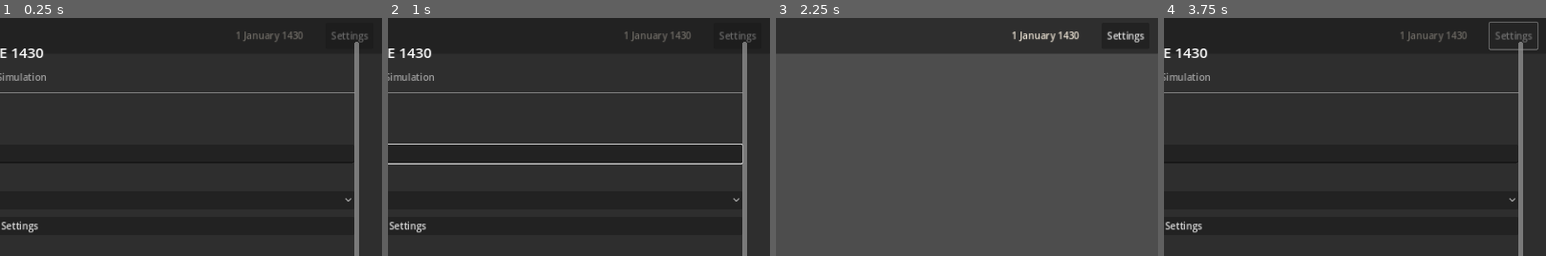
Above: before the commit, frames 1-4 (left to right).
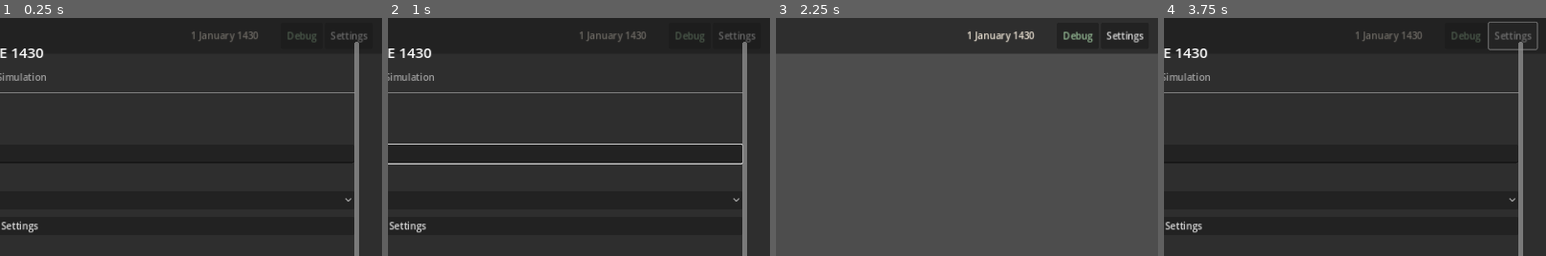
Above: after the commit, the same moments.

Repository: SSicco/History-sim
Game: Godot game, scene res://scenes/main.tscn
The game is run twice, just before and just after one commit, with the same random seed, the same clock (stepped at 60 frames per second) and the same inputs.
Inputs (mouse positions are % of the whole screen's width and height, from its top left):
- Up to frame 1 (0.25 s): no input
- Up to frame 2 (1 s): click (47, 95) at 0.52 s; type "12" at 0.6 s; click (50, 29) at 0.75 s; type "12" at 0.83 s; click (50, 65) at 0.98 s
- Up to frame 3 (2.25 s): type "Alex" at 1.07 s; click "Settings" (after the commit: "Debug") at 1.25 s; click "Create New Campaign" at 2 s
- Up to frame 4 (3.75 s): click "Send" at 2.75 s; click "Settings" at 3.5 s
The pictures show only the part of the screen within x 50-100%, y 0-50%; the shares and areas given below are measured in that part.

The runs differ from the first frame. In frame 1, 0.5% of the frame differs, in the area x 50-96%, y 5-11%; in frame 2, 0.5%; in frame 3, 0.9%, in the area x 50-97%, y 5-11%; in frame 4, 0.6%.

Commit message:
Add prompt debug panel with collapsible sections (F12)
Shows the full prompt structure sent to Claude, organized into
collapsible layers: Config, Layer 1 (GM Guidelines), Layer 2
(call-type template), Layer 3 (scene context), and Messages.
Accessible via the Debug button in the header or F12 key.

https://claude.ai/code/session_014Px2bT9h5Db1wkxenHzM5b

Diff:
--- a/scenes/main.tscn
+++ b/scenes/main.tscn
@@ -10,6 +10,7 @@
 [ext_resource type="Script" path="res://scripts/header_bar.gd" id="8"]
 [ext_resource type="Script" path="res://scripts/chat_panel.gd" id="9"]
 [ext_resource type="Script" path="res://scripts/settings_screen.gd" id="10"]
+[ext_resource type="Script" path="res://scripts/debug_panel.gd" id="11"]
 
 [node name="Main" type="Control"]
 layout_mode = 3
@@ -96,6 +97,13 @@
 theme_override_colors/font_color = Color(0.627, 0.722, 0.851, 1)
 horizontal_alignment = 2
 
+[node name="DebugButton" type="Button" parent="Layout/HeaderBar/MarginContainer/HBoxContainer"]
+unique_name_in_owner = true
+layout_mode = 2
+custom_minimum_size = Vector2(70, 0)
+text = "Debug"
+theme_override_colors/font_color = Color(0.6, 0.75, 0.6, 1)
+
 [node name="SettingsButton" type="Button" parent="Layout/HeaderBar/MarginContainer/HBoxContainer"]
 unique_name_in_owner = true
 layout_mode = 2
@@ -309,3 +317,13 @@
 unique_name_in_owner = true
 layout_mode = 2
 text = "Close Settings"
+
+[node name="DebugPanel" type="PanelContainer" parent="."]
+layout_mode = 1
+anchors_preset = 15
+anchor_right = 1.0
+anchor_bottom = 1.0
+grow_horizontal = 2
+grow_vertical = 2
+visible = false
+script = ExtResource("11")
--- /dev/null
+++ b/scripts/debug_panel.gd
@@ -0,0 +1,273 @@
+## Debug panel showing the full prompt structure in collapsible sections.
+## Toggle with F12 or the Debug button in the header bar.
+extends PanelContainer
+
+var prompt_assembler: PromptAssembler
+var game_state: GameStateManager
+var conversation_buffer: ConversationBuffer
+var api_client: ApiClient
+
+var _sections_container: VBoxContainer
+var _sections: Array = []  # [{button, content, label, expanded}]
+var _token_label: Label
+
+
+func _ready() -> void:
+	visible = false
+	_build_ui()
+
+
+func _build_ui() -> void:
+	# Full screen overlay
+	set_anchors_preset(Control.PRESET_FULL_RECT)
+
+	# Dark background
+	var style := StyleBoxFlat.new()
+	style.bg_color = Color(0.08, 0.08, 0.1, 0.97)
+	style.border_color = Color(0.3, 0.3, 0.35, 1.0)
+	style.set_border_width_all(1)
+	add_theme_stylebox_override("panel", style)
+
+	var margin := MarginContainer.new()
+	margin.set_anchors_preset(Control.PRESET_FULL_RECT)
+	margin.add_theme_constant_override("margin_left", 24)
+	margin.add_theme_constant_override("margin_top", 16)
+	margin.add_theme_constant_override("margin_right", 24)
+	margin.add_theme_constant_override("margin_bottom", 16)
+	add_child(margin)
+
+	var outer_vbox := VBoxContainer.new()
+	outer_vbox.add_theme_constant_override("separation", 8)
+	margin.add_child(outer_vbox)
+
+	# Title bar
+	var title_bar := HBoxContainer.new()
+	title_bar.add_theme_constant_override("separation", 12)
+	outer_vbox.add_child(title_bar)
+
+	var title := Label.new()
+	title.text = "PROMPT DEBUG VIEW"
+	title.add_theme_font_size_override("font_size", 20)
+	title.add_theme_color_override("font_color", Color(0.9, 0.75, 0.4))
+	title.size_flags_horizontal = Control.SIZE_EXPAND_FILL
+	title_bar.add_child(title)
+
+	_token_label = Label.new()
+	_token_label.add_theme_color_override("font_color", Color(0.6, 0.7, 0.6))
+	_token_label.add_theme_font_size_override("font_size", 14)
+	title_bar.add_child(_token_label)
+
+	var collapse_all_btn := Button.new()
+	collapse_all_btn.text = "Collapse All"
+	collapse_all_btn.pressed.connect(_collapse_all)
+	title_bar.add_child(collapse_all_btn)
+
+	var expand_all_btn := Button.new()
+	expand_all_btn.text = "Expand All"
+	expand_all_btn.pressed.connect(_expand_all)
+	title_bar.add_child(expand_all_btn)
+
+	var close_btn := Button.new()
+	close_btn.text = "Close [F12]"
+	close_btn.pressed.connect(func(): visible = false)
+	title_bar.add_child(close_btn)
+
+	# Separator
+	var sep := HSeparator.new()
+	outer_vbox.add_child(sep)
+
+	# Scroll area for sections
+	var scroll := ScrollContainer.new()
+	scroll.size_flags_vertical = Control.SIZE_EXPAND_FILL
+	scroll.horizontal_scroll_mode = ScrollContainer.SCROLL_MODE_DISABLED
+	outer_vbox.add_child(scroll)
+
+	_sections_container = VBoxContainer.new()
+	_sections_container.size_flags_horizontal = Control.SIZE_EXPAND_FILL
+	_sections_container.add_theme_constant_override("separation", 4)
+	scroll.add_child(_sections_container)
+
+
+## Populates the panel with the current prompt data and shows it.
+func show_prompt() -> void:
+	# Clear previous sections
+	_sections.clear()
+	for child in _sections_container.get_children():
+		child.queue_free()
+
+	# Need to wait a frame for queue_free to process
+	await get_tree().process_frame
+
+	# Get prompt data from assembler
+	var debug_data := _gather_prompt_data()
+	var total_chars := 0
+
+	# Build sections
+	for section in debug_data:
+		_add_section(section["label"], section["content"], section.get("collapsed", false))
+		total_chars += section["content"].length()
+
+	# Rough token estimate (~4 chars per token)
+	_token_label.text = "~%d chars | ~%d tokens (est.)" % [total_chars, total_chars / 4]
+
+	visible = true
+
+
+## Gathers all prompt sections with labels for display.
+func _gather_prompt_data() -> Array:
+	var sections: Array = []
+	var call_type: String = game_state.current_call_type if game_state else "narrative"
+	var max_tokens: int = prompt_assembler.MAX_TOKENS.get(call_type, 400)
+
+	# Section: Config / Meta
+	var model_name: String = api_client.model if api_client else "(unknown)"
+	var meta_lines := PackedStringArray([
+		"Model: %s" % model_name,
+		"Call Type: %s" % call_type,
+		"Max Tokens: %d" % max_tokens,
+		"Buffer Size: %d exchanges" % conversation_buffer.buffer_size,
+	])
+	if game_state and game_state.awaiting_roll:
+		meta_lines.append("Awaiting Roll: true (type: %s)" % game_state.roll_type)
+	sections.append({
+		"label": "Config / Call Type",
+		"content": "\n".join(meta_lines),
+		"collapsed": false,
+	})
+
+	# Section: Layer 1 — GM Guidelines
+	if prompt_assembler._layer1_guidelines != "":
+		var text: String = prompt_assembler._layer1_guidelines
+		sections.append({
+			"label": "Layer 1 — GM Guidelines (%d chars)" % text.length(),
+			"content": text,
+			"collapsed": true,
+		})
+
+	# Section: Layer 2 — Call-type template
+	var layer2_key := call_type
+	if call_type == "roll_result":
+		if game_state.roll_type == "persuasion":
+			layer2_key = "persuasion"
+		elif game_state.roll_type == "chaos":
+			layer2_key = "chaos"
+		else:
+			layer2_key = "narrative"
+
+	if prompt_assembler._layer2_templates.has(layer2_key):
+		var text: String = prompt_assembler._layer2_templates[layer2_key]
+		sections.append({
+			"label": "Layer 2 — %s (%d chars)" % [layer2_key.capitalize(), text.length()],
+			"content": text,
+			"collapsed": true,
+		})
+
+	# Section: Layer 3 — Scene Context
+	var scene_context: String = prompt_assembler._build_scene_context()
+	if scene_context != "":
+		sections.append({
+			"label": "Layer 3 — Scene Context (%d chars)" % scene_context.length(),
+			"content": scene_context,
+			"collapsed": false,
+		})
+
+	# Section: Messages (conversation history)
+	var messages: Array = conversation_buffer.get_api_messages()
+	if not messages.is_empty():
+		var msg_parts := PackedStringArray()
+		for i in range(messages.size()):
+			var msg: Dictionary = messages[i]
+			var role: String = msg.get("role", "?").to_upper()
+			var content: String = msg.get("content", "")
+			msg_parts.append("--- [%s] (message %d) ---\n%s" % [role, i + 1, content])
+		sections.append({
+			"label": "Messages — Conversation Buffer (%d messages)" % messages.size(),
+			"content": "\n\n".join(msg_parts),
+			"collapsed": false,
+		})
+	else:
+		sections.append({
+			"label": "Messages — Conversation Buffer (empty)",
+			"content": "(no conversation history yet)",
+			"collapsed": false,
+		})
+
+	return sections
+
+
+func _add_section(label: String, content: String, collapsed: bool = false) -> void:
+	var section_vbox := VBoxContainer.new()
+	section_vbox.add_theme_constant_override("separation", 2)
+	_sections_container.add_child(section_vbox)
+
+	# Header button
+	var btn := Button.new()
+	btn.alignment = HORIZONTAL_ALIGNMENT_LEFT
+	btn.text = ("%s %s" % ["▶" if collapsed else "▼", label])
+	var btn_style := StyleBoxFlat.new()
+	btn_style.bg_color = Color(0.15, 0.15, 0.2, 1.0)
+	btn_style.set_content_margin_all(8)
+	btn_style.set_corner_radius_all(3)
+	btn.add_theme_stylebox_override("normal", btn_style)
+	var btn_hover := StyleBoxFlat.new()
+	btn_hover.bg_color = Color(0.2, 0.2, 0.28, 1.0)
+	btn_hover.set_content_margin_all(8)
+	btn_hover.set_corner_radius_all(3)
+	btn.add_theme_stylebox_override("hover", btn_hover)
+	btn.add_theme_color_override("font_color", Color(0.85, 0.8, 0.65))
+	section_vbox.add_child(btn)
+
+	# Content area
+	var content_margin := MarginContainer.new()
+	content_margin.add_theme_constant_override("margin_left", 16)
+	content_margin.add_theme_constant_override("margin_right", 8)
+	content_margin.add_theme_constant_override("margin_top", 4)
+	content_margin.add_theme_constant_override("margin_bottom", 4)
+	content_margin.visible = not collapsed
+	section_vbox.add_child(content_margin)
+
+	var text_display := RichTextLabel.new()
+	text_display.bbcode_enabled = true
+	text_display.fit_content = true
+	text_display.scroll_active = false
+	text_display.selection_enabled = true
+	text_display.size_flags_horizontal = Control.SIZE_EXPAND_FILL
+	text_display.add_theme_font_size_override("normal_font_size", 13)
+	text_display.text = "[color=#90a890]%s[/color]" % _escape_bbcode(content)
+	content_margin.add_child(text_display)
+
+	# Bottom separator
+	var sep := HSeparator.new()
+	section_vbox.add_child(sep)
+
+	var section_data := {
+		"button": btn,
+		"content": content_margin,
+		"label": label,
+		"expanded": not collapsed,
+	}
+	_sections.append(section_data)
+
+	btn.pressed.connect(func():
+		section_data["expanded"] = not section_data["expanded"]
+		content_margin.visible = section_data["expanded"]
+		btn.text = "%s %s" % ["▼" if section_data["expanded"] else "▶", label]
+	)
+
+
+func _collapse_all() -> void:
+	for section in _sections:
+		section["expanded"] = false
+		section["content"].visible = false
+		section["button"].text = "▶ " + section["label"]
+
+
+func _expand_all() -> void:
+	for section in _sections:
+		section["expanded"] = true
+		section["content"].visible = true
+		section["button"].text = "▼ " + section["label"]
+
+
+func _escape_bbcode(text: String) -> String:
+	return text.replace("[", "[lb]")
--- a/scripts/header_bar.gd
+++ b/scripts/header_bar.gd
@@ -2,16 +2,19 @@
 extends PanelContainer
 
 signal settings_requested
+signal debug_requested
 
 @export var game_state: GameStateManager
 
 @onready var location_label: Label = %LocationLabel
 @onready var date_label: Label = %DateLabel
 @onready var characters_label: Label = %CharactersLabel
+@onready var debug_button: Button = %DebugButton
 @onready var settings_button: Button = %SettingsButton
 
 
 func _ready() -> void:
+	debug_button.pressed.connect(func(): debug_requested.emit())
 	settings_button.pressed.connect(func(): settings_requested.emit())
 	if game_state:
 		game_state.state_changed.connect(_update_display)
--- a/scripts/main.gd
+++ b/scripts/main.gd
@@ -12,6 +12,7 @@
 @onready var header_bar: PanelContainer = $Layout/HeaderBar
 @onready var chat_panel: VBoxContainer = $Layout/ContentArea/ChatPanel
 @onready var settings_screen: PanelContainer = $SettingsScreen
+@onready var debug_panel: PanelContainer = $DebugPanel
 
 var _campaign_loaded: bool = false
 var _last_player_input: String = ""
@@ -33,6 +34,11 @@
 	settings_screen.data_manager = data_manager
 	settings_screen.api_client = api_client
 
+	debug_panel.prompt_assembler = prompt_assembler
+	debug_panel.game_state = game_state
+	debug_panel.conversation_buffer = conversation_buffer
+	debug_panel.api_client = api_client
+
 	# Connect signals
 	chat_panel.message_submitted.connect(_on_player_message)
 	chat_panel.roll_submitted.connect(_on_roll_submitted)
@@ -43,6 +49,7 @@
 	settings_screen.campaign_started.connect(_on_new_campaign)
 	settings_screen.campaign_loaded.connect(_on_load_campaign)
 	header_bar.settings_requested.connect(_show_settings)
+	header_bar.debug_requested.connect(_toggle_debug_panel)
 
 	# Check if we have a configured API key and campaign
 	var config = data_manager.load_config()
@@ -61,7 +68,9 @@
 		else:
 			_show_settings()
 	elif event is InputEventKey and event.pressed:
-		if event.ctrl_pressed and event.keycode == KEY_S:
+		if event.keycode == KEY_F12:
+			_toggle_debug_panel()
+		elif event.ctrl_pressed and event.keycode == KEY_S:
 			_quick_save()
 
 
@@ -191,6 +200,13 @@
 	chat_panel.show_error(error_message)
 
 
+func _toggle_debug_panel() -> void:
+	if debug_panel.visible:
+		debug_panel.visible = false
+	else:
+		debug_panel.show_prompt()
+
+
 func _quick_save() -> void:
 	if _campaign_loaded:
 		game_state.save_game_state()
Not shown: 1 places in scenes/main.tscn that only renumber resources
